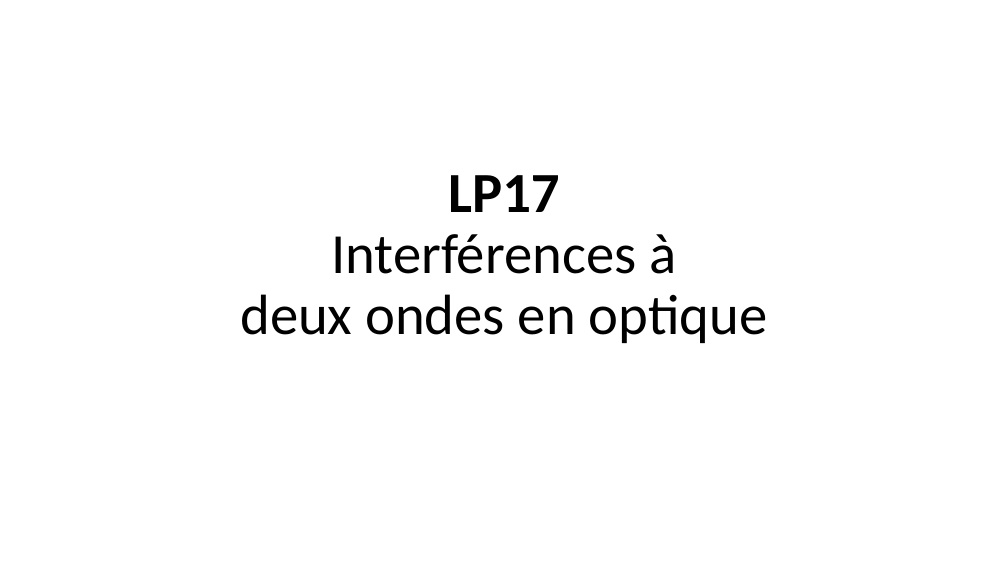
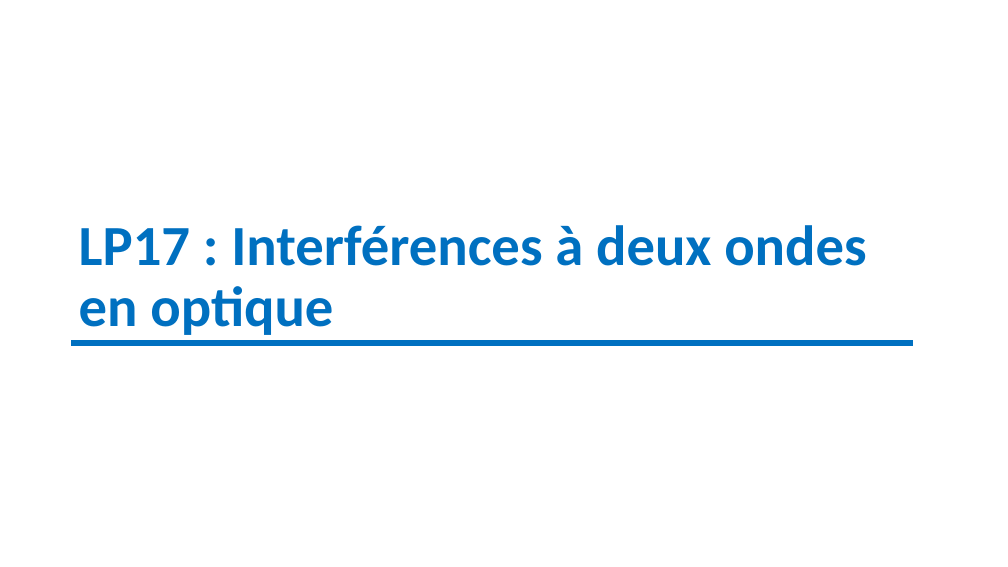
Before and after one commit to remimetzdorff/agregation, a slide deck: slide 1 of Leçons/diapo/LP17.pptx. Drawn at 1008x567 pixels with LibreOffice and Linux fonts; fonts in the diff are those of the drawing. Boxes give left, top, right and bottom in pixels: in the first picture for what was removed or moved away, otherwise in the second. Text is boxed around its words. In the diff, an @@ line names an element or a change of style, - is before the commit and + after.

```diff
--- a/Leçons/diapo/LP17.pptx
+++ b/Leçons/diapo/LP17.pptx
@@ title at <box>79,225,866,335</box>: text changed; text colour #000000 to #0070C0; bold on @@
-LP17
-Interférences à
-deux ondes en optique
+LP17 : Interférences à deux ondes en optique
@@ line added from (71, 343) to (913, 343), #0070C0 6 pt @@
```
Also in this commit, not shown: 1 slide added, 21 other files.
